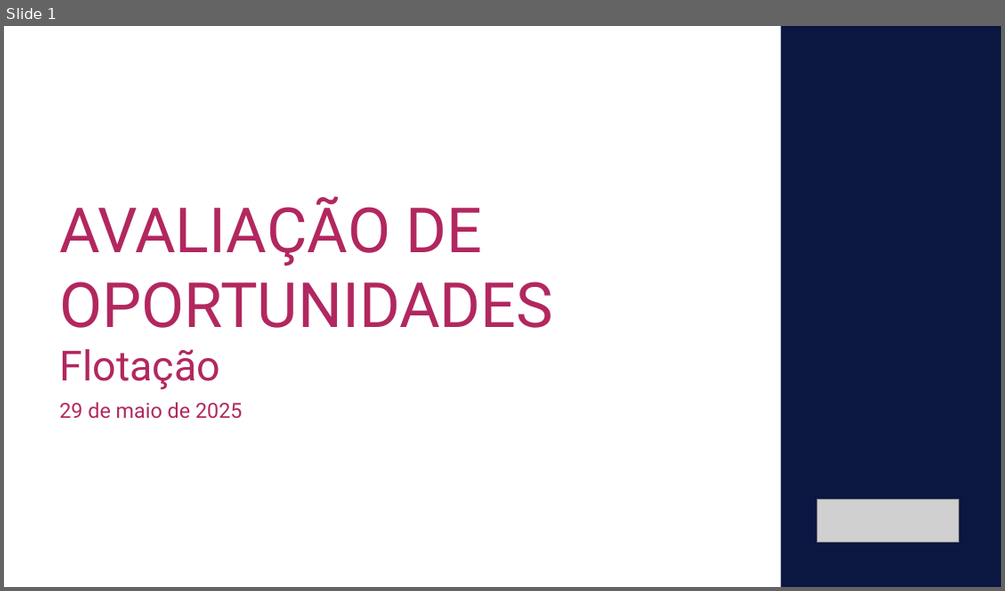
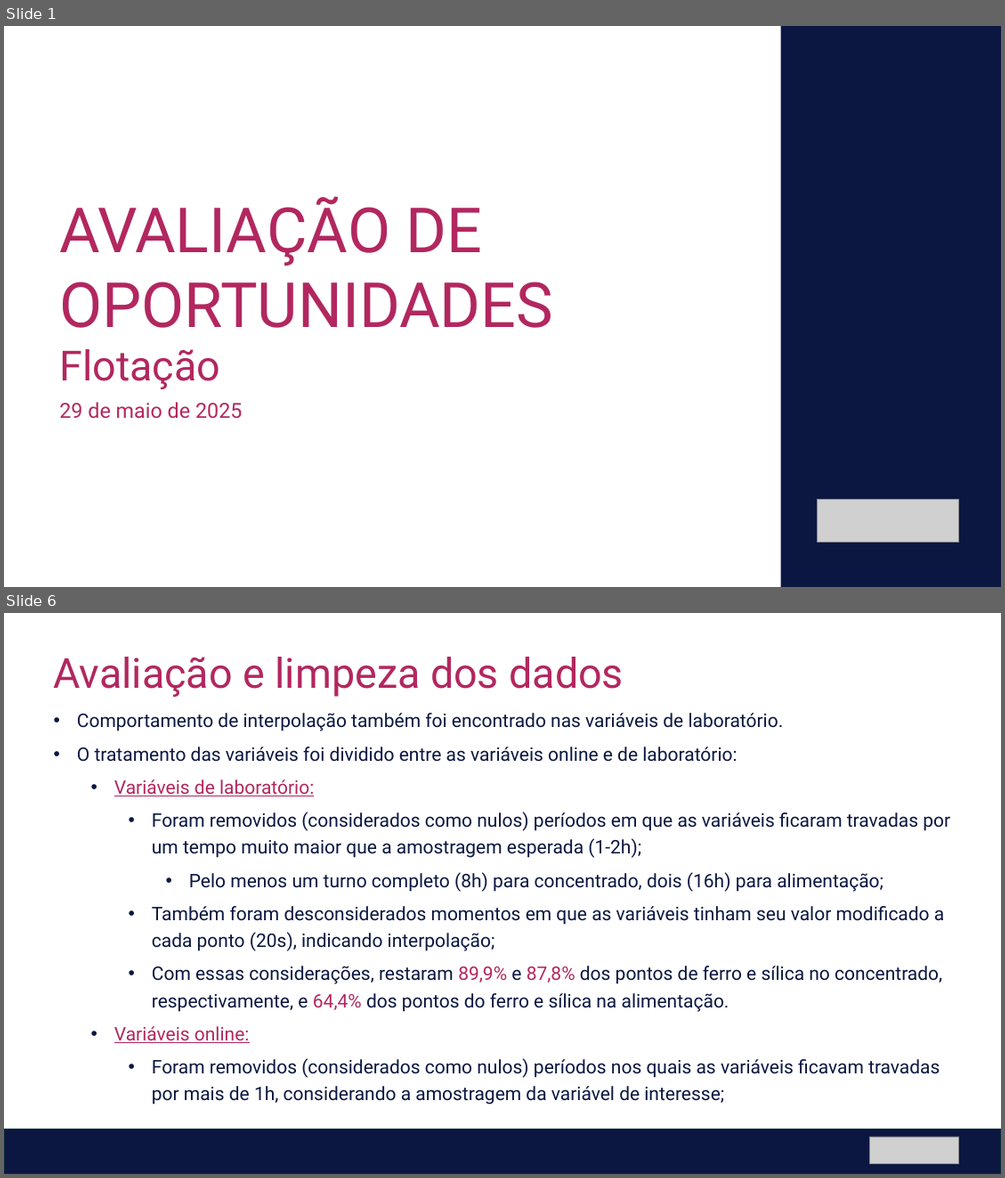
Before and after one commit to matleobor/case-ihm, a slide deck: IHM Stefanini - Análise de Oportunidade - Flotação.pptx. Shown one above the other, each under a label of ours: slide 1 before the commit, slides 1 and 6 after it; the slides between them are not shown. The pictures are 1005x591 and 1005x1178 pixels, drawn with LibreOffice and Linux fonts; fonts in the diff are those of the drawing; grey boxes stand for pictures. Boxes give left, top, right and bottom in pixels: in the first picture for what was removed or moved away, otherwise in the second. Text is boxed around its words. In the diff, an @@ line names an element or a change of style, - is before the commit and + after.

```diff
--- a/IHM Stefanini - Análise de Oportunidade - Flotação.pptx
+++ b/IHM Stefanini - Análise de Oportunidade - Flotação.pptx
@@ slide 6 added at <box>4,613,1001,1174</box>, background #FFFFFF @@
@@ text added at <box>54,657,624,697</box>, 40 pt, text #B2275F @@
+Avaliação e limpeza dos dados
@@ text added at <box>77,713,950,1104</box>, 18 pt, text #0B1741 @@
+• Comportamento de interpolação também foi encontrado nas variáveis de laboratório.
+• O tratamento das variáveis foi dividido entre as variáveis online e de laboratório:
+  • Variáveis de laboratório:
+    • Foram removidos (considerados como nulos) períodos em que as variáveis ficaram travadas por um tempo muito maior que a amostragem esperada (1-2h);
+      • Pelo menos um turno completo (8h) para concentrado, dois (16h) para alimentação;
+    • Também foram desconsiderados momentos em que as variáveis tinham seu valor modificado a cada ponto (20s), indicando interpolação;
+    • Com essas considerações, restaram 89,9% e 87,8% dos pontos de ferro e sílica no concentrado, respectivamente, e 64,4% dos pontos do ferro e sílica na alimentação.
+  • Variáveis online:
+    • Foram removidos (considerados como nulos) períodos nos quais as variáveis ficavam travadas por mais de 1h, considerando a amostragem da variável de interesse;
@@ rectangle added at <box>4,1129,1001,1174</box>, fill #0B1741, outline #092A39 1.5 pt @@
@@ picture added at <box>870,1136,959,1163</box> @@
```
Also in this commit, not shown: 1 slide changed, 12 other slides added, 1 other file.
